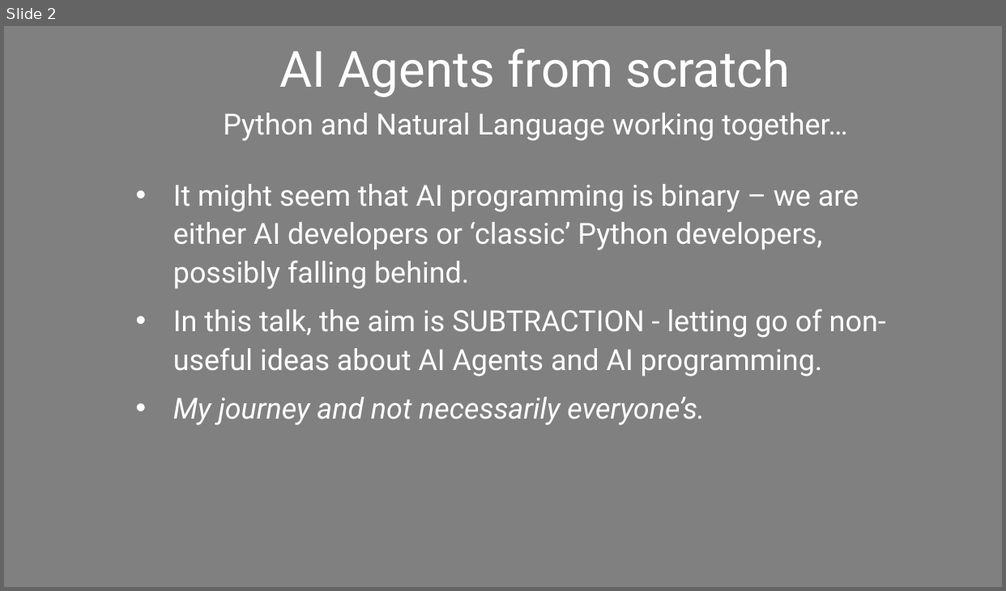
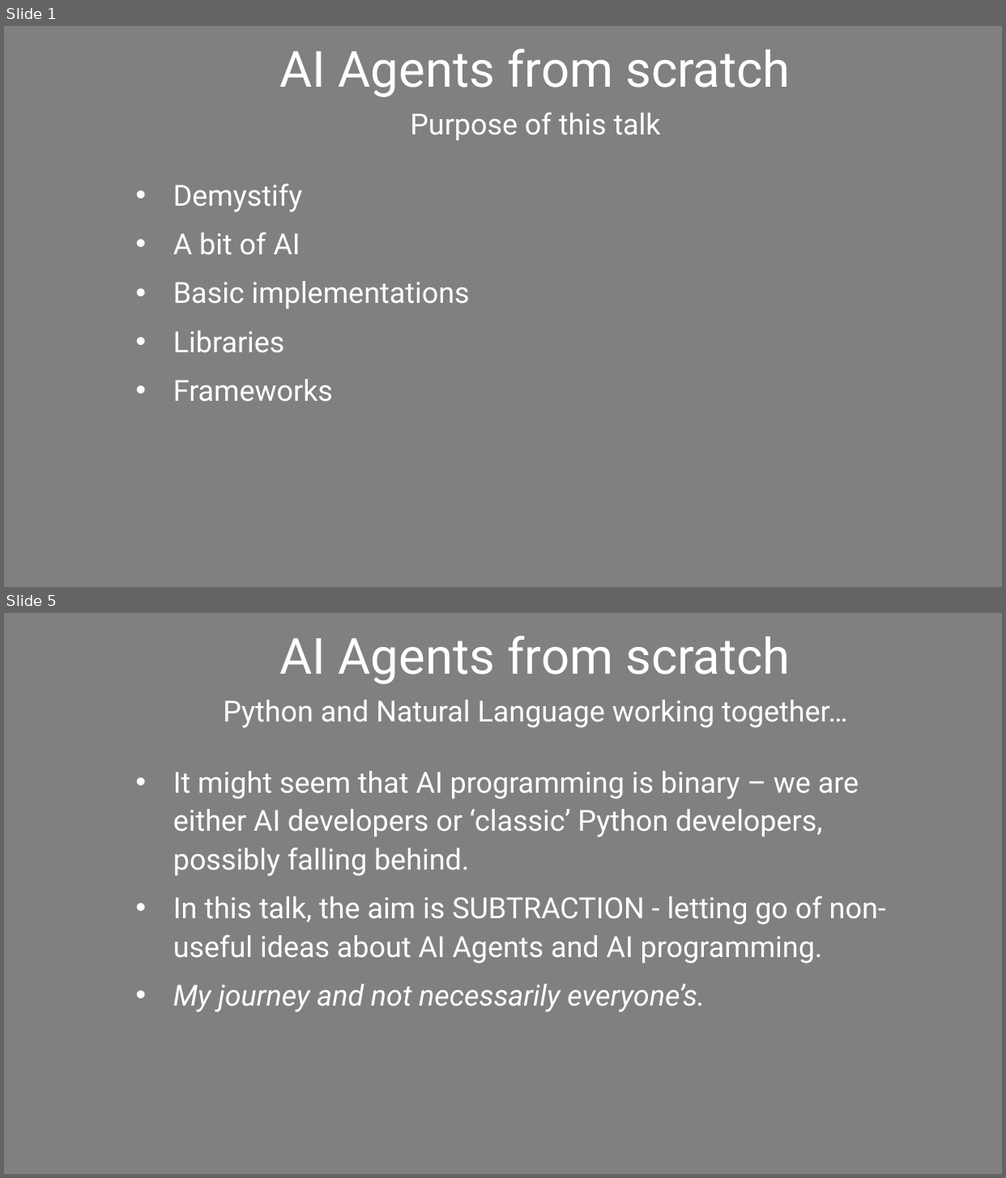
Before and after one commit to Python-Test-Engineer/conf42-ai-agents, a slide deck: ai-agents-conf42.pptx. Shown one above the other, each under a label of ours: slide 2 before the commit, slides 1 and 5 after it; the slides between them are not shown. The pictures are 1006x591 and 1006x1178 pixels, drawn with LibreOffice and Linux fonts; fonts in the diff are those of the drawing. Boxes give left, top, right and bottom in pixels: in the first picture for what was removed or moved away, otherwise in the second. Text is boxed around its words. In the diff, an @@ line names an element or a change of style, - is before the commit and + after.

```diff
--- a/ai-agents-conf42.pptx
+++ b/ai-agents-conf42.pptx
@@ slide 1 added at [4, 26, 1002, 587], background #808080 @@
@@ text added at [280, 49, 790, 97], 48 pt, text #FFFFFF @@
+AI Agents from scratch
@@ text added at [410, 113, 661, 140], 28 pt, text #FFFFFF @@
+Purpose of this talk
@@ subtitle added at [173, 184, 470, 402], 28 pt, text #FFFFFF @@
+• Demystify
+• A bit of AI
+• Basic implementations
+• Libraries
+• Frameworks
@@ what was slide 2 is now slide 5 @@
```
Also in this commit, not shown: 1 slide changed, 6 other slides added, 2 other files.
